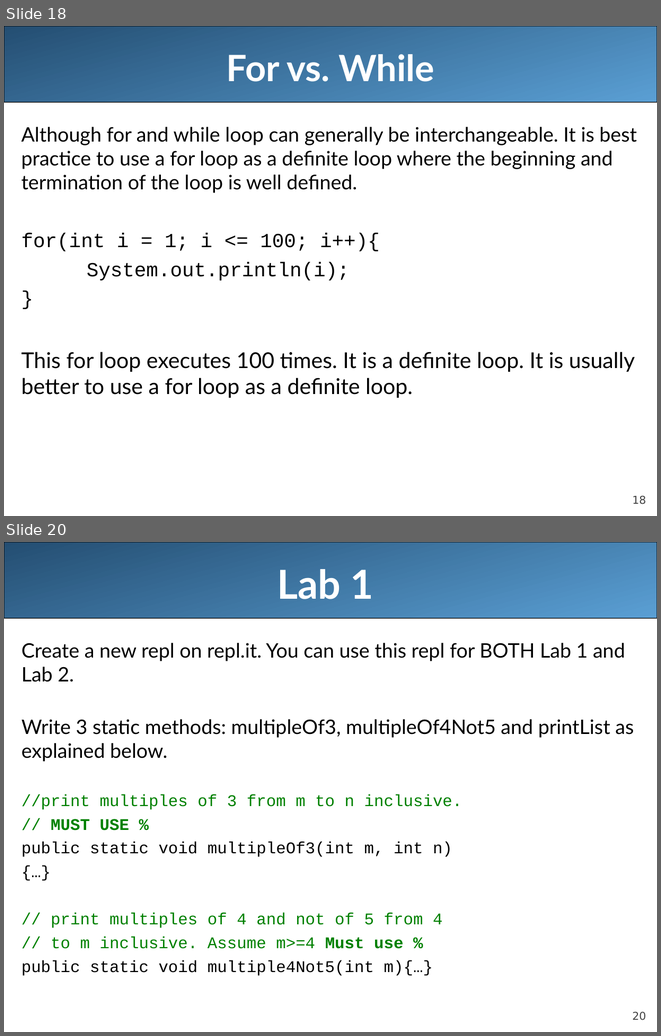
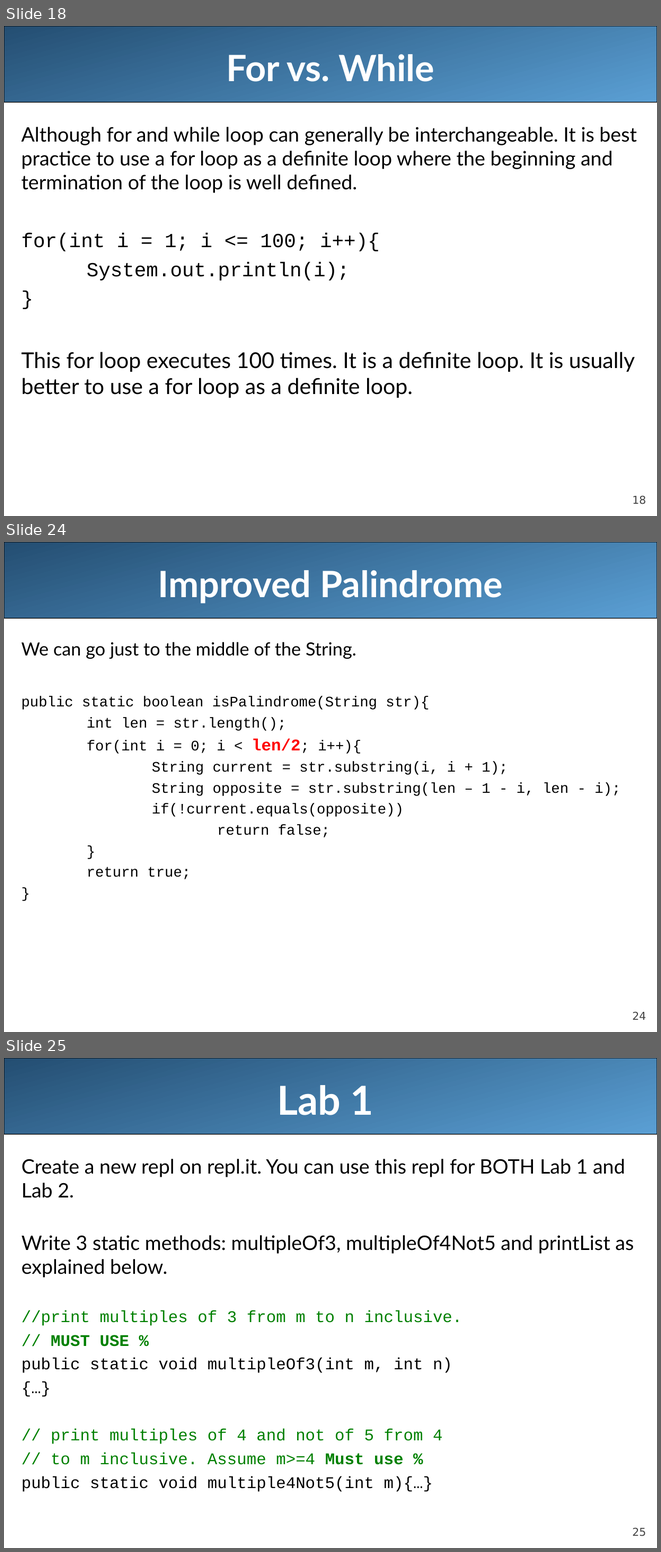
Before and after one commit to LongBaoNguyen/longbaonguyen.github.io, a slide deck: courses/apcsa/lecture11.ppt. Shown one above the other, each under a label of ours: slides 18 and 20 before the commit, slides 18, 24 and 25 after it; the slides between them are not shown. The pictures are 661x1036 and 661x1552 pixels, drawn with LibreOffice and Linux fonts; fonts in the diff are those of the drawing. Boxes give left, top, right and bottom in pixels: in the first picture for what was removed or moved away, otherwise in the second. Text is boxed around its words. In the diff, an @@ line names an element or a change of style, - is before the commit and + after.

```diff
--- a/courses/apcsa/lecture11.ppt
+++ b/courses/apcsa/lecture11.ppt
@@ slide 24 added at box(4, 542, 657, 1032), background #FFFFFF; not listed: 2 template elements that a slide beside it also shows @@
@@ title added at box(158, 570, 503, 603), 40 pt, text #FFFFFF, bold @@
+Improved Palindrome
@@ text added at box(21, 642, 620, 879), 16 pt, text #000000 @@
+We can go just to the middle of the String.
+public static boolean isPalindrome(String str){
+int len = str.length();
+for(int i = 0; i < len/2; i++){
+String current = str.substring(i, i + 1);
+String opposite = str.substring(len – 1 - i, len - i);
+if(!current.equals(opposite))
+return false;
+}
+return true;
+}
@@ what was slide 20 is now slide 25 @@
@@ page number at box(632, 1528, 646, 1536): text changed @@
-20
+25
```
Also in this commit, not shown: 1 slide changed, 5 other slides added, 1 slide removed, 7 other files.
